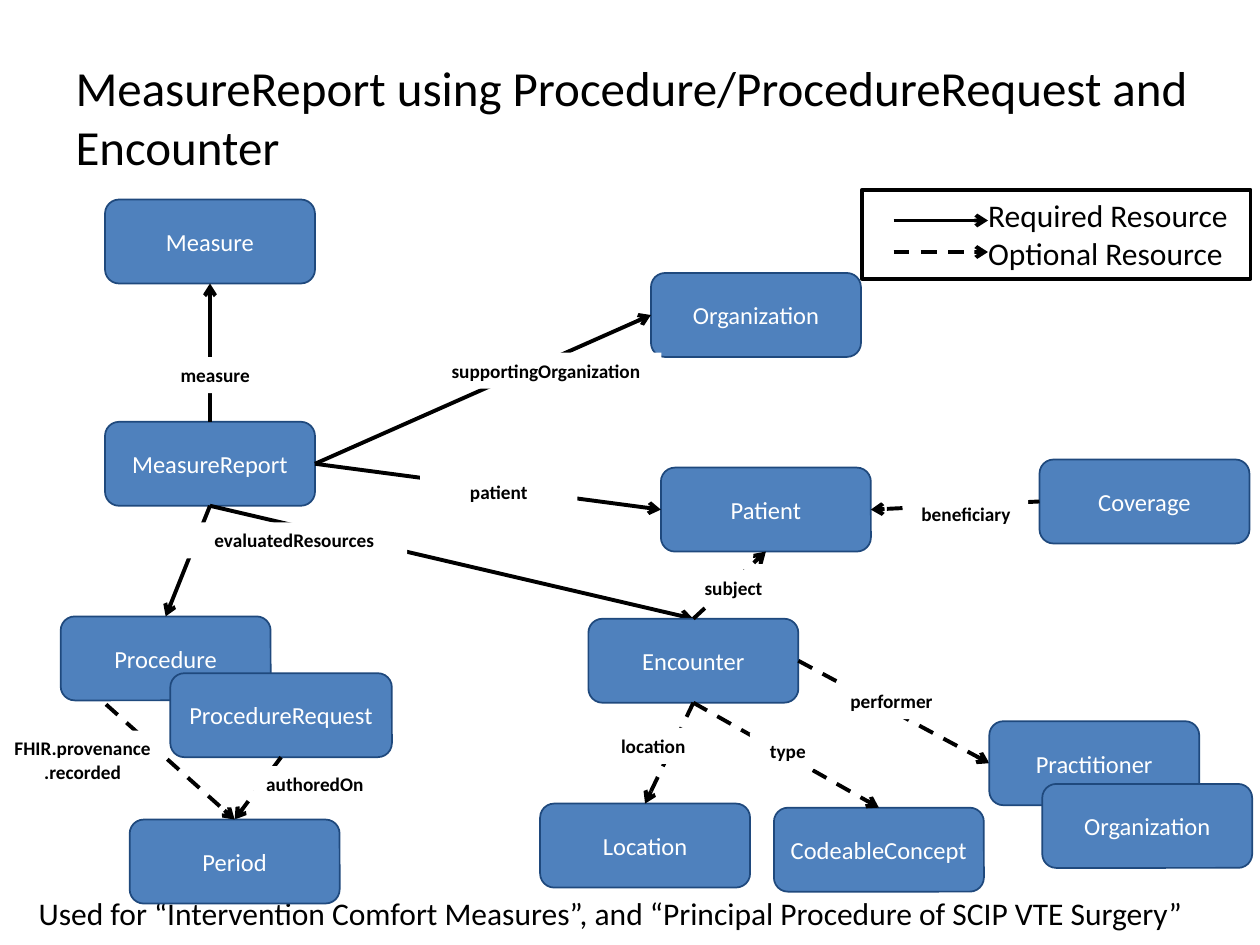
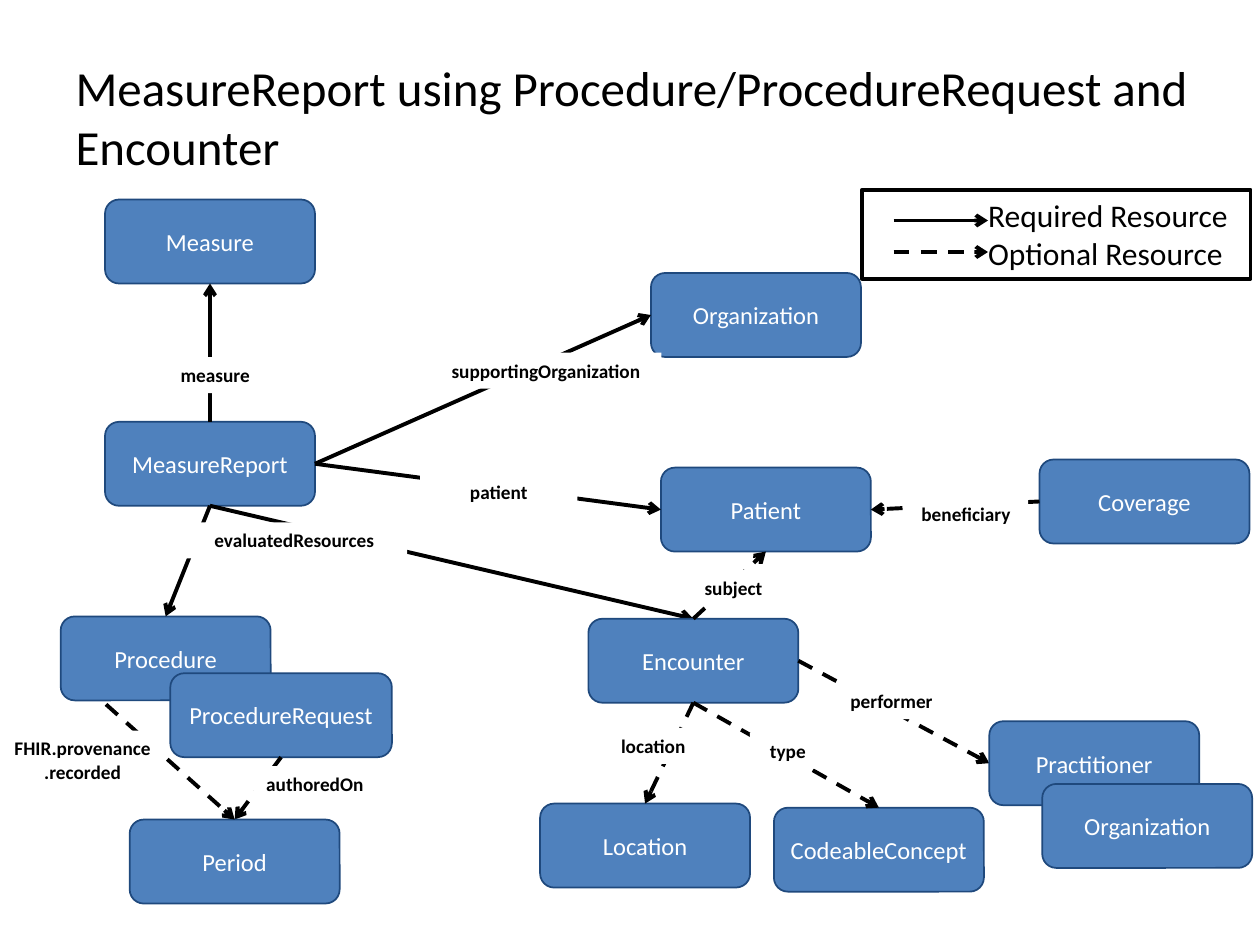
Before and after one commit to HL7/davinci-deqm, a slide deck: slide 14 of source/pages/assets/images/source/DEQM Resource Diagram - VTE.pptx. Drawn at 1260x945 pixels with LibreOffice and Linux fonts; fonts in the diff are those of the drawing. Boxes give left, top, right and bottom in pixels: in the first picture for what was removed or moved away, otherwise in the second. Text is boxed around its words. In the diff, an @@ line names an element or a change of style, - is before the commit and + after.

```diff
--- a/source/pages/assets/images/source/DEQM Resource Diagram - VTE.pptx
+++ b/source/pages/assets/images/source/DEQM Resource Diagram - VTE.pptx
@@ text removed at <box>39,898,1182,931</box> @@
-Used for “Intervention Comfort Measures”, and “Principal Procedure of SCIP VTE Surgery”
```
Also in this commit, not shown: 5 other slides changed, 9 other files.
